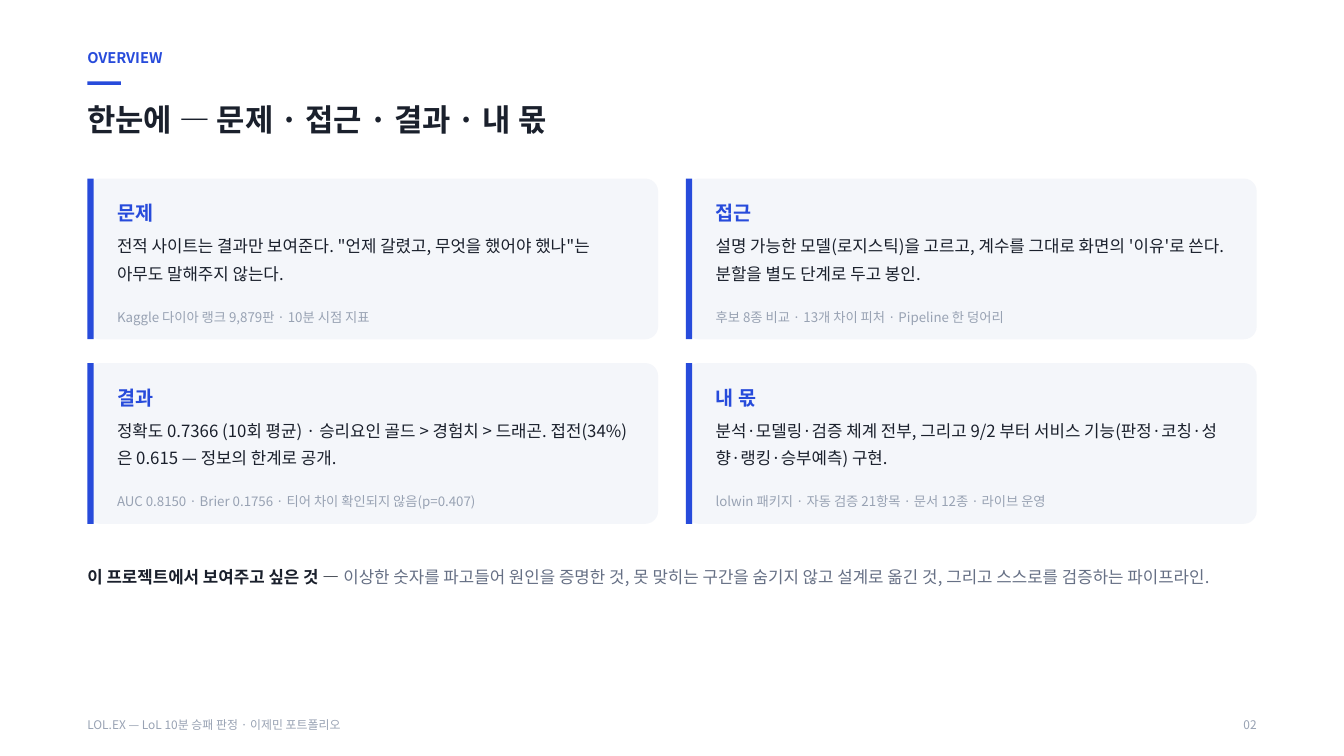
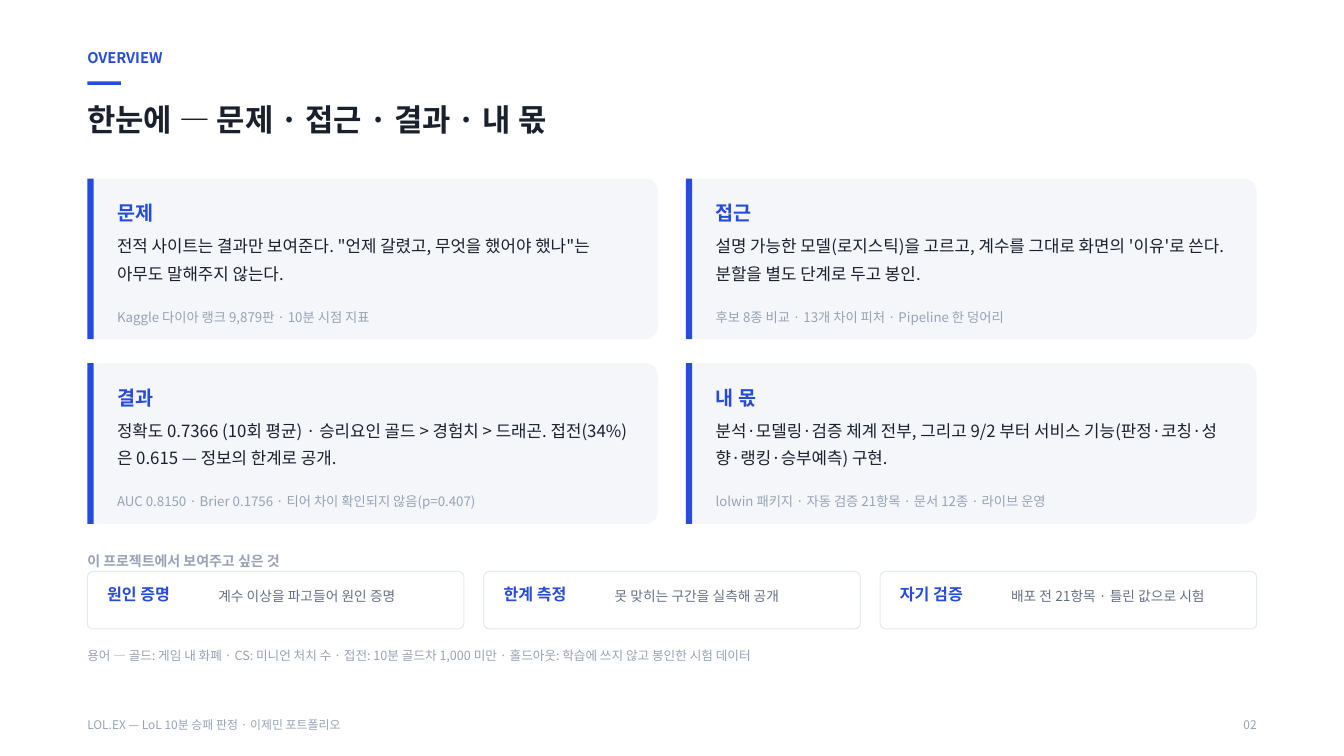
Before and after one commit to wpalswpa/lol-win-prediction, a slide deck: slide 2 of LOLEX_포트폴리오.pptx. Drawn at 1344x756 pixels with LibreOffice and Linux fonts; fonts in the diff are those of the drawing. Boxes give left, top, right and bottom in pixels: in the first picture for what was removed or moved away, otherwise in the second. Text is boxed around its words. In the diff, an @@ line names an element or a change of style, - is before the commit and + after.

```diff
--- a/LOLEX_포트폴리오.pptx
+++ b/LOLEX_포트폴리오.pptx
@@ text at (87, 554, 280, 567): text changed; size 12 to 10 pt; text colour #667085 to #98A2B3; bold on @@
-이 프로젝트에서 보여주고 싶은 것 — 이상한 숫자를 파고들어 원인을 증명한 것, 못 맞히는 구간을 숨기지 않고 설계로 옮긴 것, 그리고 스스로를 검증하는 파이프라인.
+이 프로젝트에서 보여주고 싶은 것
@@ rounded rectangle added at (88, 572, 465, 629), fill #FFFFFF, outline #E4E8EF 0.75 pt @@
@@ text added at (107, 586, 170, 602), 11.5 pt, text #274BDB, bold @@
+원인 증명
@@ text added at (218, 589, 395, 602), 9.8 pt, text #667085 @@
+계수 이상을 파고들어 원인 증명
@@ rounded rectangle added at (484, 572, 861, 629), fill #FFFFFF, outline #E4E8EF 0.75 pt @@
@@ text added at (504, 586, 567, 602), 11.5 pt, text #274BDB, bold @@
+한계 측정
@@ text added at (615, 589, 779, 602), 9.8 pt, text #667085 @@
+못 맞히는 구간을 실측해 공개
@@ rounded rectangle added at (880, 572, 1257, 629), fill #FFFFFF, outline #E4E8EF 0.75 pt @@
@@ text added at (900, 586, 963, 602), 11.5 pt, text #274BDB, bold @@
+자기 검증
@@ text added at (1011, 589, 1204, 602), 9.8 pt, text #667085 @@
+배포 전 21항목 · 틀린 값으로 시험
@@ text added at (87, 649, 751, 662), 9 pt, text #98A2B3 @@
+용어 — 골드: 게임 내 화폐 · CS: 미니언 처치 수 · 접전: 10분 골드차 1,000 미만 · 홀드아웃: 학습에 쓰지 않고 봉인한 시험 데이터
```
Also in this commit, not shown: 6 other slides changed, 1 slide added, 4 other files.
